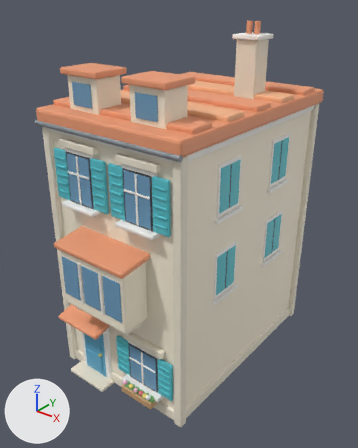
What one commit did to the FBX model unity/Assets/Resources/Bayview/terrace_d.fbx.
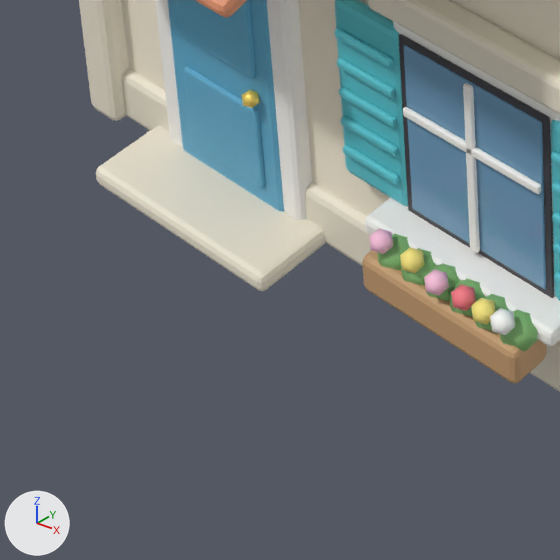
There are two pictures of each version: one whole from a 50 mm camera at (10.44, -13.73, 13.63) aimed at (-0.04, -0.62, 5.5), one close up on the part from 15% to 44% of the width and 75% to 99% of the height. The lights are fixed; the arrows at lower left show +X, +Y and +Z. The last two pictures show the newer version. Objects named as collision shapes, trigger or cutter boxes, shadow casters or lower levels of detail are left out. Where no turn or scale is listed for an object, it has been applied to the vertices.

Before the edit, the objects in view are built like this:
```python
me_cube = bpy.data.meshes.new('Cube')
me_cube.from_pydata(...)  # 8156 vertices, 7886 faces; spans x -2.95..2.95, y -5.25..4.7, z -4.84..7.72
me_cube.materials.append(mat_tint_wall)  # pale yellow #fcf2dd
me_cube.materials.append(mat_stone)  # pale yellow #efe7d4
me_cube.materials.append(mat_whitetrim)  # white #fcfaf6
me_cube.materials.append(mat_rooftile)  # orange #ef9e76
me_cube.materials.append(mat_rooftilelight)  # beige #f9b88b
me_cube.materials.append(mat_metal)  # grey #959ba2
me_cube.materials.append(mat_tint_door)  # blue #61adce
me_cube.materials.append(mat_gold)  # yellow #fddf6f
me_cube.materials.append(mat_black)  # dark grey #3f3f45
me_cube.materials.append(mat_glass)  # blue #6f9ebf
me_cube.materials.append(mat_tint_shutter)  # cyan #59c4ce
me_cube.materials.append(mat_wood)  # brown #c59e73
me_cube.materials.append(mat_leaf)  # green #84b873
me_cube.materials.append(mat_flowerpink)  # pink #ffc5df
me_cube.materials.append(mat_floweryellow)  # yellow #ffec81
me_cube.materials.append(mat_flowerred)  # red #f97c86
me_cube.materials.append(mat_flowerwhite)  # white #fffffc
# before: 1512 (-2.15, -4.65, -4.8), 1513 (-2.15, -4.7, -4.75) at pixel (98, 182), 1514 (-2.2, -4.65, -4.75), 1515 (-2.15, -4.69, -4.79) at pixel (100, 184), 1516 (-2.18, -4.68, -4.78) at pixel (98, 181)
# before: 1517 (-2.19, -4.69, -4.75) at pixel (96, 178), 1518 (-2.19, -4.65, -4.79), 1526 (-2.15, -4.05, -4.8), 1527 (-2.2, -4.05, -4.75), 1528 (-2.15, -4.0, -4.75)
# before: 1529 (-2.19, -4.05, -4.79), 1530 (-2.18, -4.02, -4.78), 1531 (-2.19, -4.01, -4.75), 1532 (-2.15, -4.01, -4.79), 1540 (-0.45, -4.65, -4.8)
# before: 1541 (-0.4, -4.65, -4.75) at pixel (267, 287), 1542 (-0.45, -4.7, -4.75) at pixel (257, 287), 1543 (-0.41, -4.65, -4.79) at pixel (266, 289), 1544 (-0.42, -4.68, -4.78) at pixel (262, 291), 1545 (-0.41, -4.69, -4.75) at pixel (262, 289)
# before: 1546 (-0.45, -4.69, -4.79) at pixel (258, 290), 1554 (-0.45, -4.05, -4.8), 1555 (-0.45, -4.0, -4.75), 1556 (-0.4, -4.05, -4.75), 1557 (-0.45, -4.01, -4.79)
# before: 1558 (-0.42, -4.02, -4.78), 1559 (-0.41, -4.01, -4.75), 1560 (-0.41, -4.05, -4.79)
ob_visual = bpy.data.objects.new('Visual', me_cube)
ob_visual.location = (0.0, 0.0, 4.8)
```
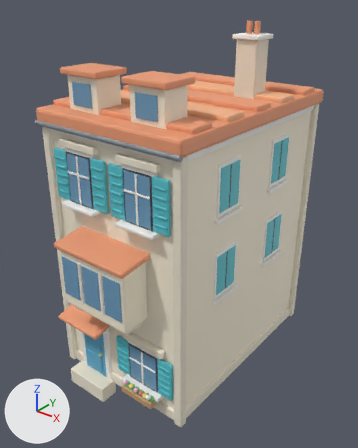
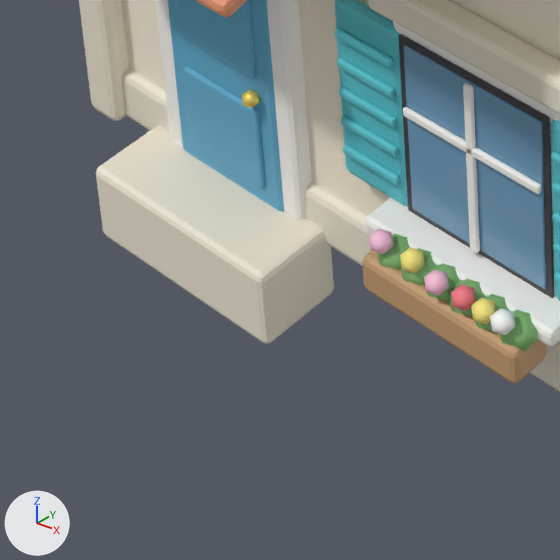
What differs and where, as boxes [x1, y1, x2, y2] in the close-ups (560 x 560 px; the box of a moved part takes in the faces that stretch with it):
part 1 of me_cube, moved or reshaped: before [96, 174, 326, 291]; after [96, 174, 334, 344]

Patch to the scene script:
```diff
--- a/unity/Assets/Resources/Bayview/terrace_d.fbx.py
+++ b/unity/Assets/Resources/Bayview/terrace_d.fbx.py
@@ me_cube @@
 # used by ob_visual; location = (0.0, 0.0, 4.8)
 # verts and faces of me_cube; kept vertices keep their numbers, new ones are numbered from 8156
-me_cube.from_pydata(...)  # 8156 vertices, 7886 faces; spans x -2.95..2.95, y -5.25..4.7, z -4.84..7.72
+me_cube.from_pydata(...)  # 8100 vertices, 7832 faces; spans x -2.95..2.95, y -5.25..4.4, z -5.3..7.72
+# me_cube part 1
+for i in [*range(1512, 1519), *range(1526, 1533), *range(1540, 1547), *range(1554, 1561)]: verts[i] += (0.0, 0.0, -0.5)
+# other edits to the shape of me_cube do not show in these pictures
 me_cube.materials.append(mat_tint_wall)
```
